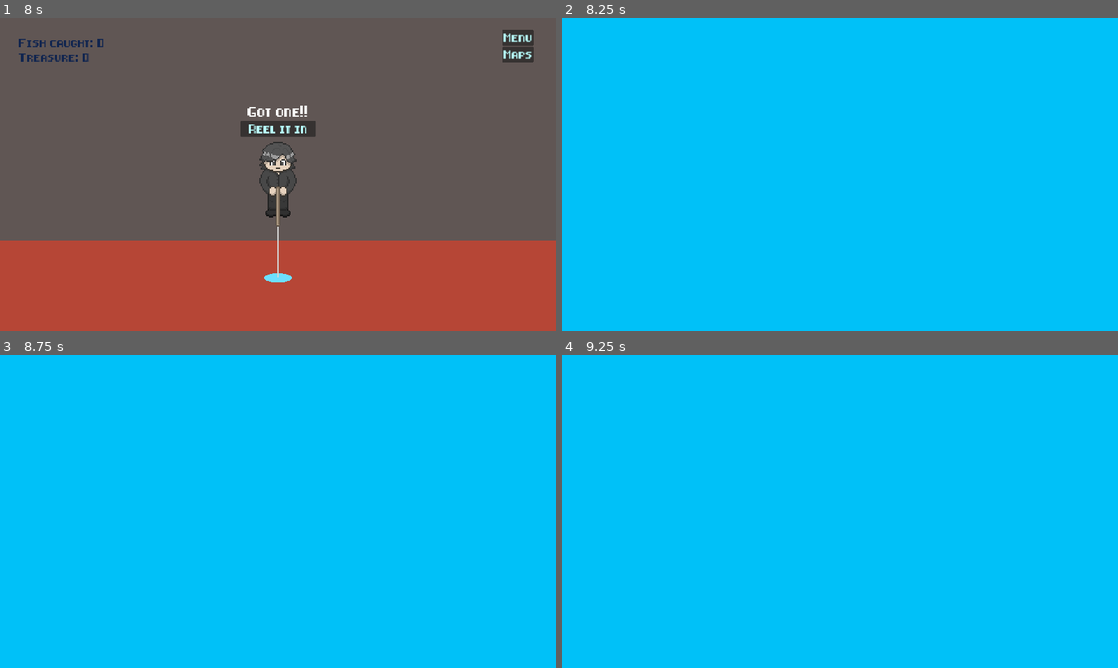
Above: before the commit, frames 1-4 (two rows, left to right).
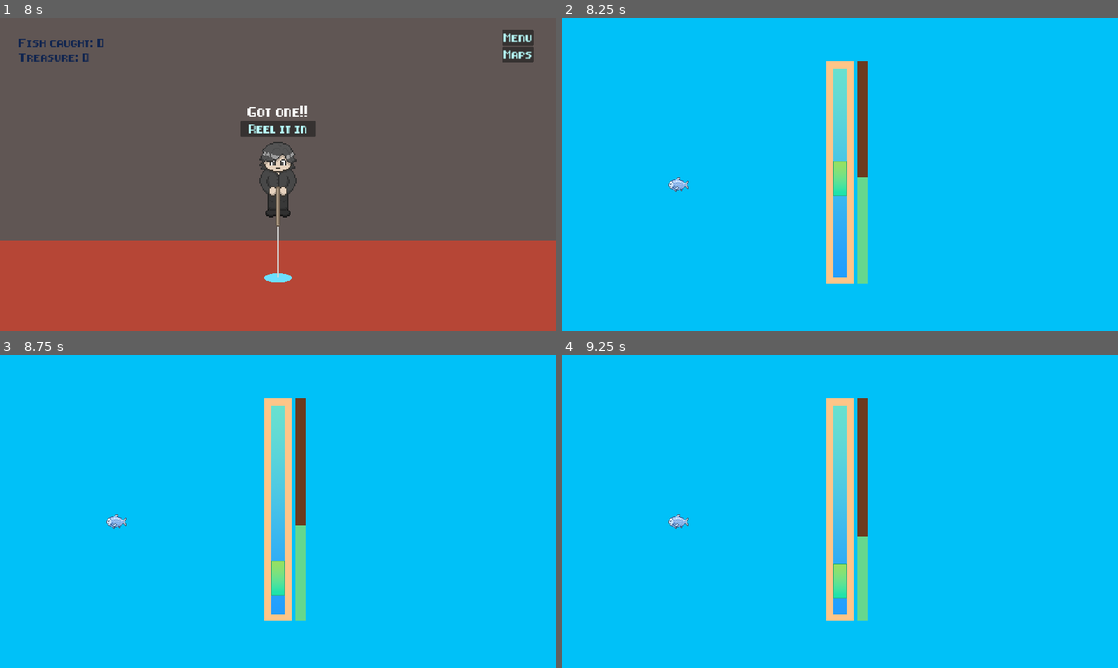
Above: after the commit, the same moments.

Repository: Anjellyrika/fishdew
Game: Godot game, scene res://src/main_menu.tscn
Same seed, same stepped clock (60 frames per second), same inputs: the game is played once before the commit and once after it.
Inputs (mouse positions are in pixels of both pictures, inside the frame that each line leads up to):
- Up to frame 1 (8 s): click "Play" at 0.5 s; click "Ocean" at 1.25 s; click "Maps" at 2 s; click "Ocean" at 2.75 s; click "Menu" at 3.5 s; click "Play" at 4.25 s; click "Lava" at 5 s; tap Enter (ui_accept) at 5.75, 6.02, 6.5, 6.77 s; move the mouse to (400, 158) at 5.77 s; hold Right (ui_right) 5.78-7.28 s; tap F at 5.85, 6.6, 7.35 s; click (400, 158) at 5.92 s; move the mouse to (166, 190) at 6.52 s; move the mouse to (333, 105) at 7.27 s; hold Left (ui_left) from 7.28 s (still down)
- Up to frame 2 (8.25 s): release Left (ui_left) at 8 s; click "Reel it in" at 8 s
- Up to frame 3 (8.75 s): no input
- Up to frame 4 (9.25 s): move the mouse to (812, 574) at 8.77 s; hold Right (ui_right) from 8.78 s (still down); tap F at 8.85 s; click (812, 574) at 8.92 s; tap Enter (ui_accept) at 9.02 s

Frame 1 is identical in both runs. In frame 2, 5.0% of the frame differs, in the area x 19-55%, y 13-85%; in frame 3, 5.0%; in frame 4, 5.0%.
Error before the commit: Invalid access to property or key 'l0' on a base object of type 'Dictionary'. (res://src/overworld/main_scene.gd:56)

Commit message:
feat: import lava fish resources

Diff:
--- a/src/globals/fish_guide.gd
+++ b/src/globals/fish_guide.gd
@@ -13,4 +13,6 @@
 	"r2": "res://src/globals/resources/bass.tres",
 	"o0": "res://src/globals/resources/bluetang.tres",
 	"o1": "res://src/globals/resources/clownfish.tres",
+	"l0": "res://src/globals/resources/karsfish.tres",
+	"l1": "res://src/globals/resources/lavashark.tres",
 }
--- /dev/null
+++ b/src/globals/resources/karsfish.tres
@@ -0,0 +1,14 @@
+[gd_resource type="Resource" script_class="FishStats" load_steps=3 format=3 uid="uid://ckl45po8vkj50"]
+
+[ext_resource type="Script" path="res://src/globals/fish_stats.gd" id="1_dxqbr"]
+[ext_resource type="Texture2D" uid="uid://dftb1fx8ueasp" path="res://assets/fish-sprites/Clownfish.png" id="2_lp7g3"]
+
+[resource]
+script = ExtResource("1_dxqbr")
+id = "o1"
+species = "Clownfish"
+habitat = "Ocean"
+sprite = ExtResource("2_lp7g3")
+speed_range = [500, 580]
+idle_time = 1.25
+treasure_spawns = 9
--- /dev/null
+++ b/src/globals/resources/lavashark.tres
@@ -0,0 +1,14 @@
+[gd_resource type="Resource" script_class="FishStats" load_steps=3 format=3 uid="uid://g3opgiijsx34"]
+
+[ext_resource type="Script" path="res://src/globals/fish_stats.gd" id="1_ohdt4"]
+[ext_resource type="Texture2D" uid="uid://bhq300b750iw6" path="res://assets/fish-sprites/Lava_Shark.png" id="2_n4770"]
+
+[resource]
+script = ExtResource("1_ohdt4")
+id = "l1"
+species = "Lava Shark"
+habitat = "Lava"
+sprite = ExtResource("2_n4770")
+speed_range = [500, 580]
+idle_time = 1.25
+treasure_spawns = 9
Binary file added: assets/fish-sprites/Lava_Shark.png
Not shown, added: assets/fish-sprites/Lava_Shark.png.import
